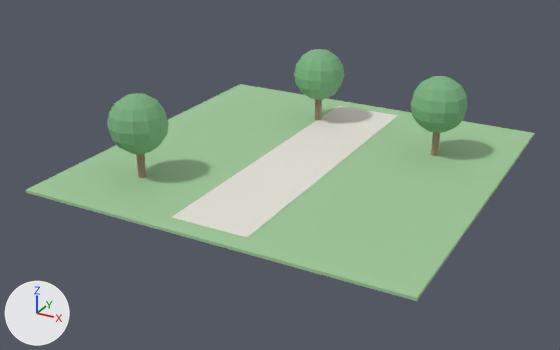
What one commit did to the glTF model client/public/models/park.glb.
One viewpoint serves both versions: a 50 mm lens placed at (34.9, -68.4, 32.0), pointed at (-1.0, -3.1, -0.6). Lighting does not change. The marker at lower left points along +X, +Y and +Z. The picture after the commit comes second. Where no turn or scale is listed for an object, it has been applied to the vertices. Vertices at exactly the same position are counted once.
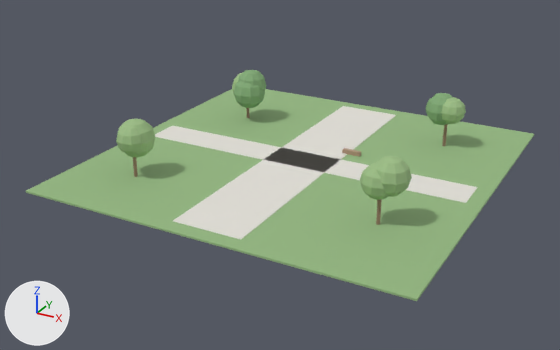
What differs and where, as boxes [x1, y1, x2, y2] in the pictures (560 x 350 px; the box of a moved part takes in the faces that stretch with it):
'Cube', moved, rescaled: before [26, 84, 534, 301]; after [26, 89, 534, 301]
'Cube.001', reshaped, moved, rescaled (42% wider): before [171, 106, 398, 238]; after [155, 106, 478, 240]
'Sphere', recoloured, reshaped, moved (456% wider, 108% taller): before [107, 93, 169, 154]; after [117, 72, 466, 200]
'Sphere.001', recoloured, reshaped, moved (493% wider, 36% taller): before [411, 76, 467, 133]; after [116, 70, 453, 148]
'Sphere.002', deleted (green): before [294, 49, 344, 100]
'Cylinder.001', deleted: before [431, 132, 440, 156]
'Cylinder.002', deleted: before [315, 99, 322, 121]
'Cube.003', added: after [342, 148, 361, 157]
part 1 of me_cube_001, added: after [155, 125, 478, 203]
part 2 of me_cylinder, reshaped: before [136, 154, 146, 178]; after [133, 108, 447, 225]
part 3 of me_sphere, moved or reshaped: before [107, 93, 169, 154]; after [117, 119, 155, 157]
part 4 of me_sphere, added (green): after [360, 156, 412, 200]
part 5 of me_sphere, added (green): after [441, 97, 466, 124]
part 6 of me_sphere, added (mostly hidden): after [232, 72, 243, 96]
part 7 of me_sphere_001, moved or reshaped (not visible afterwards): before [411, 76, 467, 133]
part 8 of me_sphere_001, added (green): after [234, 70, 266, 108]
part 9 of me_sphere_001, added (green): after [426, 93, 453, 125]

Diff of the bpy script that builds the scene:
```diff
--- a/client/public/models/park.glb.py
+++ b/client/public/models/park.glb.py
@@ mat_leaves @@
 mat_leaves = principled_material('leaves')
-mat_leaves.base_color = (0.2, 0.45, 0.22)  # green #7cb381
+mat_leaves.base_color = (0.34, 0.52, 0.24)  # green #9ebf86
 mat_leaves.roughness = 0.9
@@ me_cube @@
 me_cube.from_pydata(...)  # 8 vertices, 12 faces; spans x -0.5..0.5, y -0.5..0.5, z -0.5..0.5
-me_cube.materials.append(mat_grass)  # greyish green #a0c899
+me_cube.materials.append(mat_lawn)  # green #95b881
@@ me_cube_001 @@
 # used by ob_cube_001; location = (0.0, 0.0, 0.33); scale = (8.0, 36.0, 0.05)
-me_cube_001.from_pydata(...)  # 8 vertices, 12 faces; spans x -0.5..0.5, y -0.5..0.5, z -0.5..0.5
+me_cube_001.from_pydata(...)  # 16 vertices, 24 faces; spans x -2.556..2.556, y -0.5..0.5, z -0.5..0.5
+# me_cube_001 part 1: a new loose piece, a box spanning x -2.556..2.556, y -0.054..0.054, z -0.5..0.5, in mat_path (white #e5e2da)
 me_cube_001.materials.append(mat_path)
@@ me_cylinder @@
-me_cylinder.from_pydata(...)  # 12 vertices, 20 faces; spans x -0.35..0.35, y -0.4..0.4, z -1.5..1.5
+me_cylinder.from_pydata(...)  # 48 vertices, 80 faces; spans x -0.16..25.76, y -0.18..23.38, z -1.3..1.3
+# me_cylinder part 2: the whole mesh is rebuilt
 me_cylinder.materials.append(mat_trunk)
@@ me_sphere @@
-me_sphere.from_pydata(...)  # 86 vertices, 168 faces; spans x -3.0..3.0, y -3.0..3.0, z -3.0..3.0
+me_sphere.from_pydata(...)  # 416 vertices, 800 faces; spans x -2.0..27.94, y -1.57..25.52, z -2.32..2.27
+# me_sphere part 3: 86 vertices removed from x -3.0..3.0, y -3.0..3.0, z -3.0..3.0; 104 vertices added at x -2.0..1.76, y -1.57..2.72, z -2.13..1.82
+# me_sphere part 4: 156 vertices added at x 23.72..27.94, y 0.7..4.59, z -1.67..2.27
+# me_sphere part 5: 104 vertices added at x 23.5..26.7, y 21.91..25.52, z -1.62..1.59
+# me_sphere part 6: 52 vertices added at x -1.24..2.49, y 19.25..23.17, z -2.32..1.6
 me_sphere.materials.append(mat_leaves)
@@ me_sphere_001 @@
-me_sphere_001.from_pydata(...)  # 86 vertices, 168 faces; spans x -3.0..3.0, y -3.0..3.0, z -3.0..3.0
-me_sphere_001.materials.append(mat_leaves)  # green #7cb381
+me_sphere_001.from_pydata(...)  # 208 vertices, 400 faces; spans x -1.4..26.6, y -1.48..24.88, z -2.09..2.48
+# me_sphere_001 part 7: 86 vertices removed from x -3.0..3.0, y -3.0..3.0, z -3.0..3.0; 52 vertices added at x -1.4..1.4, y -1.48..1.48, z -1.48..1.48
+# me_sphere_001 part 8: 104 vertices added at x 0.34..4.04, y 17.67..21.92, z -2.09..2.48
+# me_sphere_001 part 9: 52 vertices added at x 23.17..26.6, y 21.27..24.88, z -1.4..2.2
+me_sphere_001.materials.append(mat_leaves_001)  # green #81aa76
@@ ob_cube @@
 ob_cube = bpy.data.objects.new('Cube', me_cube)
-ob_cube.location = (0.0, 0.0, 0.15)
-ob_cube.scale = (40.0, 40.0, 0.3)
+ob_cube.location = (0.0, 0.0, 0.1)
+ob_cube.scale = (40.0, 40.0, 0.2)
@@ ob_cube_001 @@
 ob_cube_001 = bpy.data.objects.new('Cube.001', me_cube_001)
-ob_cube_001.location = (0.0, 0.0, 0.33)
-ob_cube_001.scale = (8.0, 36.0, 0.05)
+ob_cube_001.location = (0.0, 0.0, 0.22)
+ob_cube_001.scale = (7.2, 36.8, 0.04)
@@ ob_cylinder_001 @@
-ob_cylinder_001 = bpy.data.objects.new('Cylinder.001', me_cylinder_001)
@@ ob_cylinder_002 @@
-ob_cylinder_002 = bpy.data.objects.new('Cylinder.002', me_cylinder_002)
@@ ob_sphere @@
 ob_sphere = bpy.data.objects.new('Sphere', me_sphere)
-ob_sphere.location = (-12.0, -12.0, 6.0)
+ob_sphere.location = (-12.73, -12.21, 4.32)
@@ ob_sphere_001 @@
 ob_sphere_001 = bpy.data.objects.new('Sphere.001', me_sphere_001)
-ob_sphere_001.location = (12.0, 8.0, 6.0)
+ob_sphere_001.location = (-13.58, -11.46, 3.91)
@@ ob_sphere_002 @@
-ob_sphere_002 = bpy.data.objects.new('Sphere.002', me_sphere_002)
@@ ob_cube_003 @@
+ob_cube_003 = bpy.data.objects.new('Cube.003', me_cube_003)  # a box spanning x -1.0..1.0, y -0.25..0.25, z -0.22..0.22; in mat_bench (beige #b3957c)
+ob_cube_003.location = (4.0, 4.0, 0.43)
```
